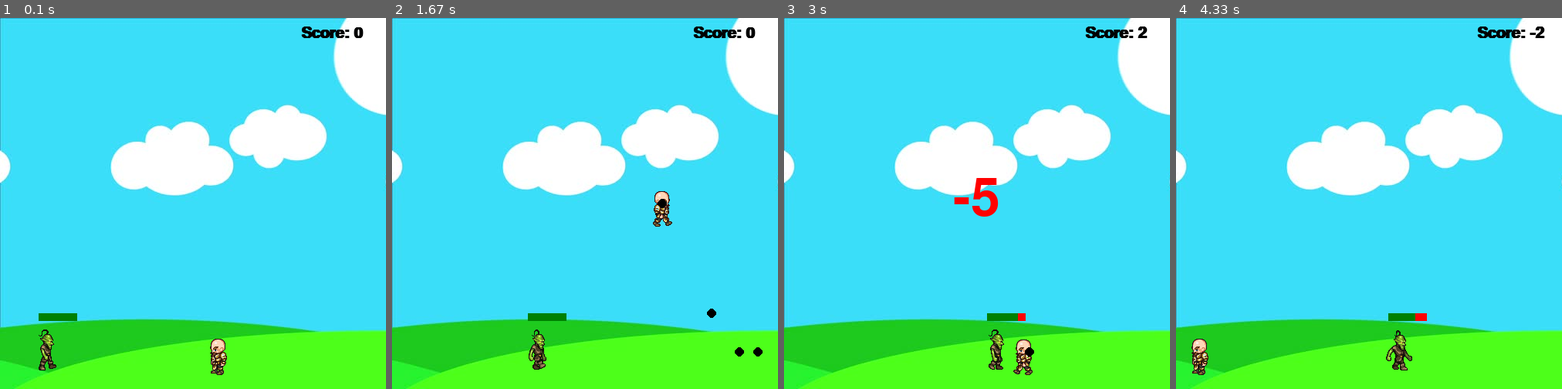
Above: before the commit, frames 1-4 (left to right).
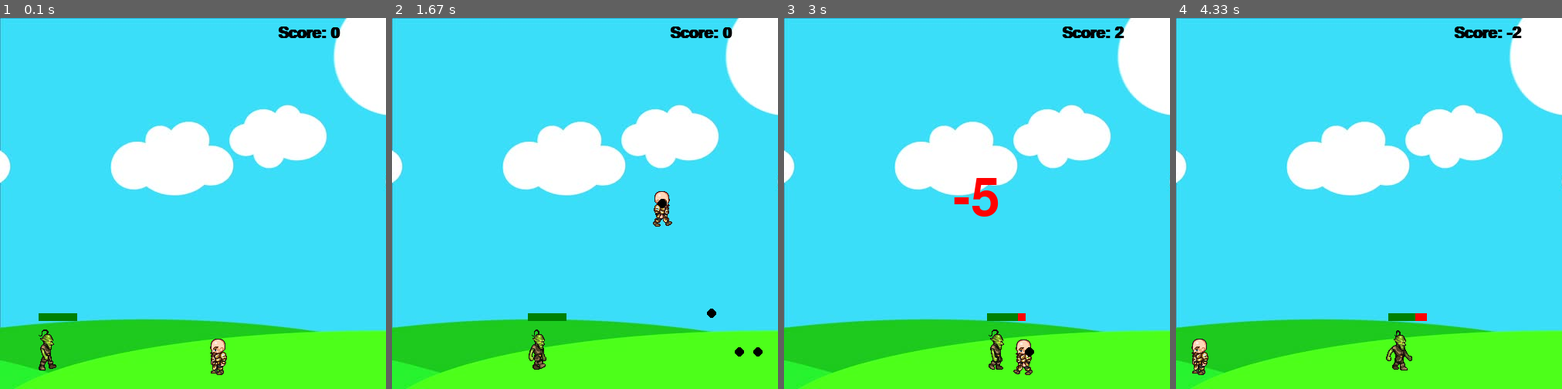
Above: after the commit, the same moments.

Repository: JRD8/PygameTutorial
Game: pygame game, started from main.py
Same seed, same stepped clock (60 frames per second), same inputs: the game is played once before the commit and once after it.
Inputs:
- Up to frame 1 (0.1 s): no input
- Up to frame 2 (1.67 s): tap Space at 0.33, 0.73, 1.03, 1.23, 1.57 s; hold Right 0.67-1.13 s; hold Up 1.17-1.47 s; hold Right from 1.5 s (still down)
- Up to frame 3 (3 s): tap Space at 1.87, 2.07, 2.37, 2.63, 2.93 s; release Right at 1.97 s; hold Left 2-2.53 s; hold Left 2.57-2.97 s
- Up to frame 4 (4.33 s): hold Left from 4.07 s (still down); tap Space at 4.13 s

The runs differ from the first frame. In frame 1, 0.4% of the frame differs, in the area x 72-95%, y 2-6%; in frame 2, 0.4%; in frame 3, 0.4%; in frame 4, 0.4%, in the area x 72-96%, y 2-6%.

Commit message:
Finished Tutorial #10

Diff:
--- a/main.py
+++ b/main.py
@@ -138,6 +138,8 @@
 		# pygame.draw.rect(win, (255,0,0), (self.hitbox), 2)
 
 	def hit(self):
+		self.isJump = False
+		self.jumpCount = 10
 		self.x = 10
 		self.y = 400
 		self.walkCount = 0
@@ -159,7 +161,7 @@
 	win.blit(bg, (0,0)) # Draw the background
 
 	text = font.render("Score: " + str(score), 1, (0,0,0)) # Draw the score
-	win.blit(text, (390, 10))
+	win.blit(text, (360, 10))
 
 	man.draw(win) # Draw the player
 	goblin.draw(win) # Draw the enemy
@@ -181,10 +183,11 @@
 	clock.tick(27) # Set FPS
 
 	# Check player/goblin collison
-	if man.hitbox[1] < goblin.hitbox[1] + goblin.hitbox[3] and man.hitbox[1] + man.hitbox[3] > goblin.hitbox[1]: # Check within Y coords
-		if man.hitbox[0] + man.hitbox[2] > goblin.hitbox[0] and man.hitbox[0] < goblin.hitbox[0] + goblin.hitbox[2]: # Check within x coords
-			man.hit()
-			score -= 5 # Decrease player score -5
+	if goblin.visible:
+		if man.hitbox[1] < goblin.hitbox[1] + goblin.hitbox[3] and man.hitbox[1] + man.hitbox[3] > goblin.hitbox[1]: # Check within Y coords
+			if man.hitbox[0] + man.hitbox[2] > goblin.hitbox[0] and man.hitbox[0] < goblin.hitbox[0] + goblin.hitbox[2]: # Check within x coords
+				man.hit()
+				score -= 5 # Decrease player score -5
 
 	# Basic shootLoop timer to delay each additional bullet
 	if shootLoop > 0:
@@ -258,7 +261,6 @@
 		else:
 			man.isJump = False # Reset jump action flag
 			man.jumpCount = 10 # Reinitialize the jump counter
-			man.y = 400
 
 	redrawGameWindow()
 
